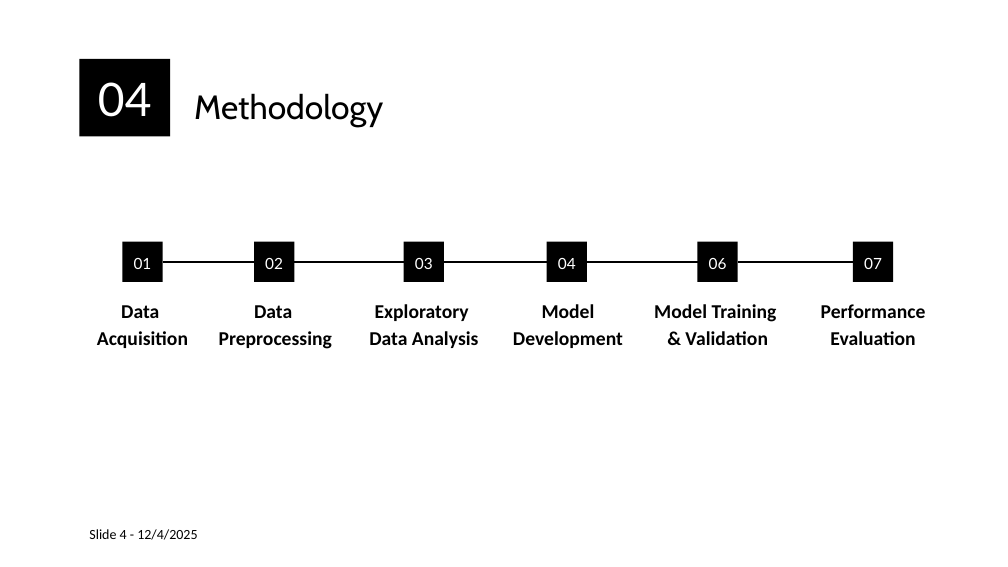
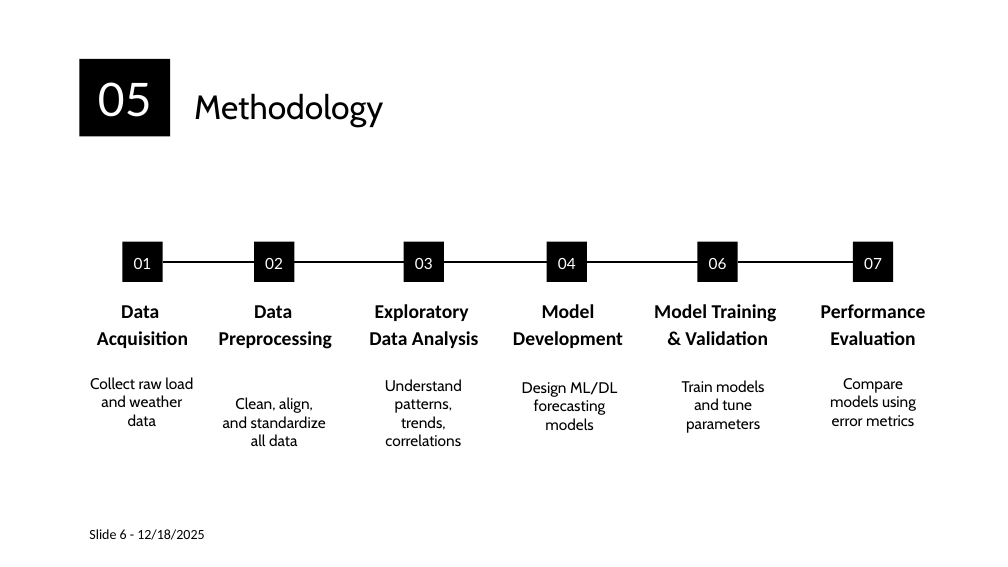
Before and after one commit to haitomnsg/feeder, a slide deck: slide 9 of documentation/MW Load Presenation Final.pptx (slide 6 before the commit). Drawn at 1008x567 pixels with LibreOffice and Linux fonts; fonts in the diff are those of the drawing. Boxes give left, top, right and bottom in pixels: in the first picture for what was removed or moved away, otherwise in the second. Text is boxed around its words. In the diff, an @@ line names an element or a change of style, - is before the commit and + after.

```diff
--- a/documentation/MW Load Presenation Final.pptx
+++ b/documentation/MW Load Presenation Final.pptx
@@ text in rectangle at <box>98,82,152,117</box>: text changed @@
-04
+05
@@ text added at <box>90,377,193,426</box>, 11 pt, text #000000 @@
+Collect raw load and weather data
@@ text added at <box>385,379,462,446</box>, 11 pt, text #000000 @@
+Understand patterns, trends, correlations
@@ text added at <box>522,382,617,430</box>, 11 pt, text #000000 @@
+Design ML/DL forecasting models
@@ text added at <box>682,380,764,433</box>, 11 pt, text #000000 @@
+Train models and tune parameters
@@ text added at <box>830,378,916,426</box>, 11 pt, text #000000 @@
+Compare models using error metrics
@@ text added at <box>223,397,326,446</box>, 11 pt, text #000000 @@
+Clean, align, and standardize all data
@@ text at <box>89,529,204,540</box>: text changed @@
-Slide 4 - 12/4/2025
+Slide 6 - 12/18/2025
```
Also in this commit, not shown: 16 other slides changed, 7 slides added, 4 slides removed, 3 other files.
